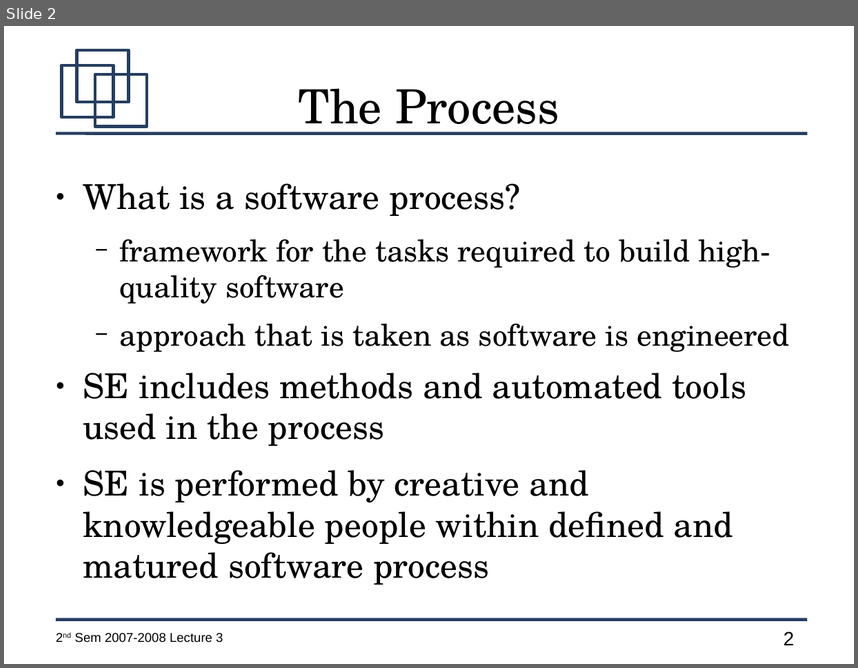
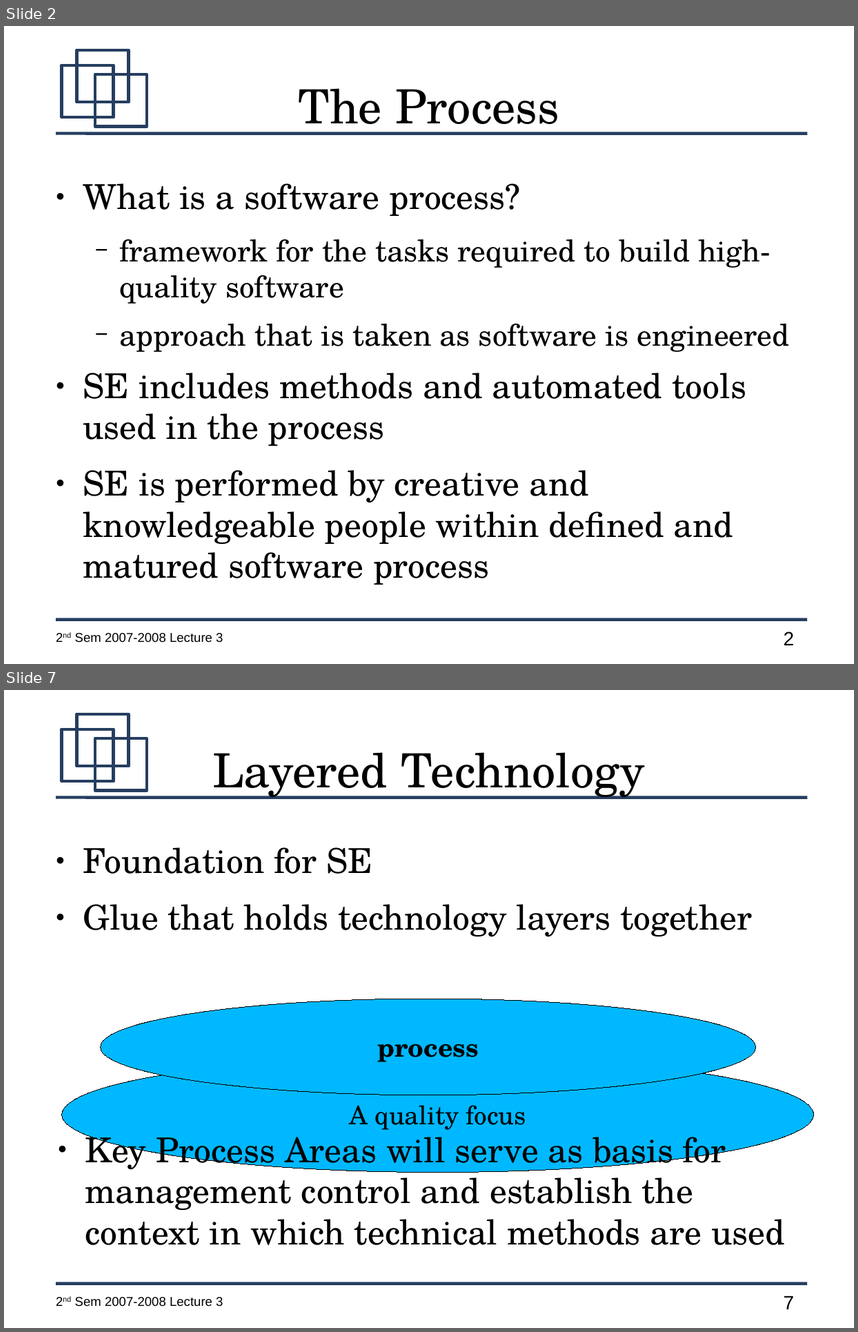
Before and after one commit to jachermocilla/jach-homepage, a slide deck: CMSC128-2nd-Sem-2007-L3.odp. Shown one above the other, each under a label of ours: slide 2 before the commit, slides 2 and 7 after it; the slides between them are not shown. The pictures are 858x668 and 858x1332 pixels, drawn with LibreOffice and Linux fonts; fonts in the diff are those of the drawing. Boxes give left, top, right and bottom in pixels: in the first picture for what was removed or moved away, otherwise in the second. Text is boxed around its words. In the diff, an @@ line names an element or a change of style, - is before the commit and + after.

```diff
--- a/CMSC128-2nd-Sem-2007-L3.odp
+++ b/CMSC128-2nd-Sem-2007-L3.odp
@@ slide 7 added at bbox=[4, 690, 854, 1328], background #FFFFFF; not listed: 7 template elements that a slide beside it also shows @@
@@ title added at bbox=[212, 752, 645, 799], 44 pt, text #000000 @@
+Layered Technology
@@ text added at bbox=[83, 847, 752, 937], 32 pt, text #000000 @@
+● Foundation for SE
+● Glue that holds technology layers together
@@ ellipse added at bbox=[101, 998, 756, 1095], fill #00B8FF, outline #000000 0 pt, 24 pt, text #000000, bold @@
+process
@@ ellipse added at bbox=[62, 1056, 814, 1172], fill #00B8FF, outline #000000 0 pt, 24 pt, text #000000 @@
+A quality focus
@@ text added at bbox=[85, 1128, 785, 1245], 32 pt, text #000000 @@
+● Key Process Areas will serve as basis for management control and establish the context in which technical methods are used
```
Also in this commit, not shown: 10 other slides added.
